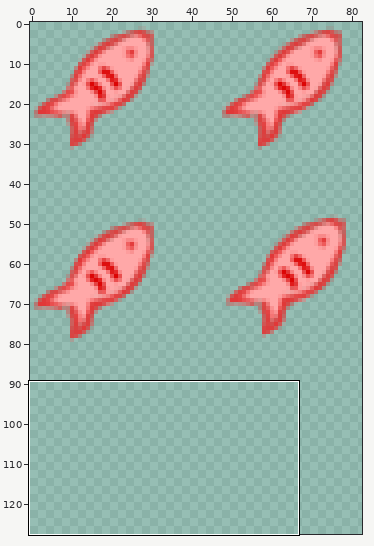
Sprite sheet -- assets/maps/SalmonTile.png. The first picture is a wide view before the edit; the outline marks the close-up.
Close-up. Before the commit:
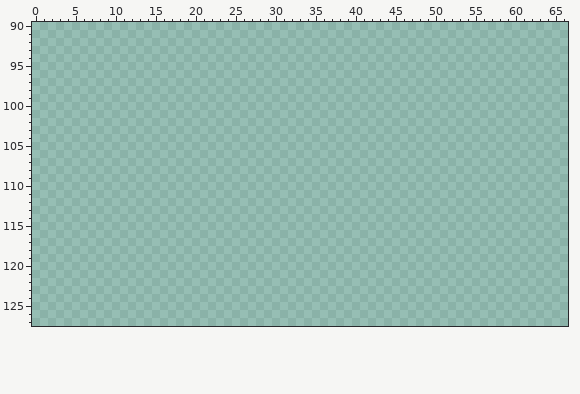
The file is 128x128 pixels. Pixels under 10% opacity are left out. Colours within 5 levels of each other are drawn and written as one. Shown: x 0..66, y 90..127. The wide view leaves out empty margins.
After the commit:
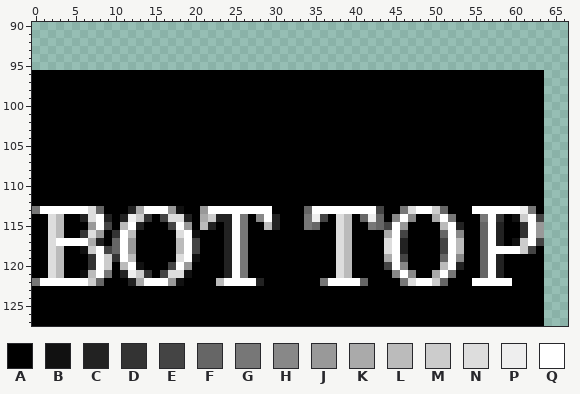
Palette (. is transparent): A #000000  B #111111  C #222222  D #333333  E #444444  F #666666  G #777777  H #888888  J #999999  K #aaaaaa  L #bbbbbb  M #cccccc  N #dddddd  P #eeeeee  Q #ffffff
The author wrote: added bot/top geyser markers to salmontile
Changes in this commit:
Changed rows in their new state; - is an unchanged pixel.
first column x 0:
 96 AAAAAAAAAAAAAAAAAAAAAAAAAAAAAAAAAAAAAAAAAAAAAAAAAAAAAAAAAAAAAAAA
 97 AAAAAAAAAAAAAAAAAAAAAAAAAAAAAAAAAAAAAAAAAAAAAAAAAAAAAAAAAAAAAAAA
 98 AAAAAAAAAAAAAAAAAAAAAAAAAAAAAAAAAAAAAAAAAAAAAAAAAAAAAAAAAAAAAAAA
 99 AAAAAAAAAAAAAAAAAAAAAAAAAAAAAAAAAAAAAAAAAAAAAAAAAAAAAAAAAAAAAAAA
100 AAAAAAAAAAAAAAAAAAAAAAAAAAAAAAAAAAAAAAAAAAAAAAAAAAAAAAAAAAAAAAAA
101 AAAAAAAAAAAAAAAAAAAAAAAAAAAAAAAAAAAAAAAAAAAAAAAAAAAAAAAAAAAAAAAA
102 AAAAAAAAAAAAAAAAAAAAAAAAAAAAAAAAAAAAAAAAAAAAAAAAAAAAAAAAAAAAAAAA
103 AAAAAAAAAAAAAAAAAAAAAAAAAAAAAAAAAAAAAAAAAAAAAAAAAAAAAAAAAAAAAAAA
104 AAAAAAAAAAAAAAAAAAAAAAAAAAAAAAAAAAAAAAAAAAAAAAAAAAAAAAAAAAAAAAAA
105 AAAAAAAAAAAAAAAAAAAAAAAAAAAAAAAAAAAAAAAAAAAAAAAAAAAAAAAAAAAAAAAA
106 AAAAAAAAAAAAAAAAAAAAAAAAAAAAAAAAAAAAAAAAAAAAAAAAAAAAAAAAAAAAAAAA
107 AAAAAAAAAAAAAAAAAAAAAAAAAAAAAAAAAAAAAAAAAAAAAAAAAAAAAAAAAAAAAAAA
108 AAAAAAAAAAAAAAAAAAAAAAAAAAAAAAAAAAAAAAAAAAAAAAAAAAAAAAAAAAAAAAAA
109 AAAAAAAAAAAAAAAAAAAAAAAAAAAAAAAAAAAAAAAAAAAAAAAAAAAAAAAAAAAAAAAA
110 AAAAAAAAAAAAAAAAAAAAAAAAAAAAAAAAAAAAAAAAAAAAAAAAAAAAAAAAAAAAAAAA
111 AAAAAAAAAAAAAAAAAAAAAAAAAAAAAAAAAAAAAAAAAAAAAAAAAAAAAAAAAAAAAAAA
112 AAAAAAAAAAAAAAAAAAAAAAAAAAAAAAAAAAAAAAAAAAAAAAAAAAAAAAAAAAAAAAAA
113 GQQQQQQNFAAACKQQQJBAAJQQQQQQQQAAAAFQQQQQQQQEAAGNQQMFAAAQQQQQQPGA
114 AANLAACNQCACPMDAENNCAKMCCQGAHQCAAAGPEANLAFPFAHQHAAKQGAAAGQDABMQE
115 AANLAAAJQEALQCAAAEQJALCACQGAALCAAAGFAANLAAGFEQJAAAALQCAAFQCAADQJ
116 AANLAADNJADQLAAAAANQBAAACQGAAAAAAAAAAANLAAAAKQEAAAAFQHAAFQCAADQJ
117 AANQQQQKCAFQJAAAAALQEAAACQGAAAAAAAAAAANLAAAANQCAAAAEQLAAFQCABMQE
118 AANLAABMQEFQJAAAAALQEAAACQGAAAAAAAAAAANLAAAANQCAAAAEQLAAFQQQQMEA
119 AANLAAADQMDQLAAAAANQBAAACQGAAAAAAAAAAANLAAAAKQEAAAAFQHAAFQCAAAAA
120 AANLAAADQMALQBAAAEQJAAAACQGAAAAAAAAAAANLAAAAEQHAAAALQCAAFQCAAAAA
121 AANLAABLQGACPMDAENNBAAAACQGAAAAAAAAAAANLAAAAAHQHAAKQGAAAFQCAAAAA
122 GQQQQQQMFAAACKQQQJBAAAALQQQQCAAAAAAAGQQQQFAAAAGNQQMFAAAQQQQQAAAA
123 AAAAAAAAAAAAAAAAAAAAAAAAAAAAAAAAAAAAAAAAAAAAAAAAAAAAAAAAAAAAAAAA
124 AAAAAAAAAAAAAAAAAAAAAAAAAAAAAAAAAAAAAAAAAAAAAAAAAAAAAAAAAAAAAAAA
125 AAAAAAAAAAAAAAAAAAAAAAAAAAAAAAAAAAAAAAAAAAAAAAAAAAAAAAAAAAAAAAAA
126 AAAAAAAAAAAAAAAAAAAAAAAAAAAAAAAAAAAAAAAAAAAAAAAAAAAAAAAAAAAAAAAA
127 AAAAAAAAAAAAAAAAAAAAAAAAAAAAAAAAAAAAAAAAAAAAAAAAAAAAAAAAAAAAAAAA
Boxes around the changes in both close-ups, in picture pixels (x1, y1, x2, y2):
added: (32, 70, 544, 326)
